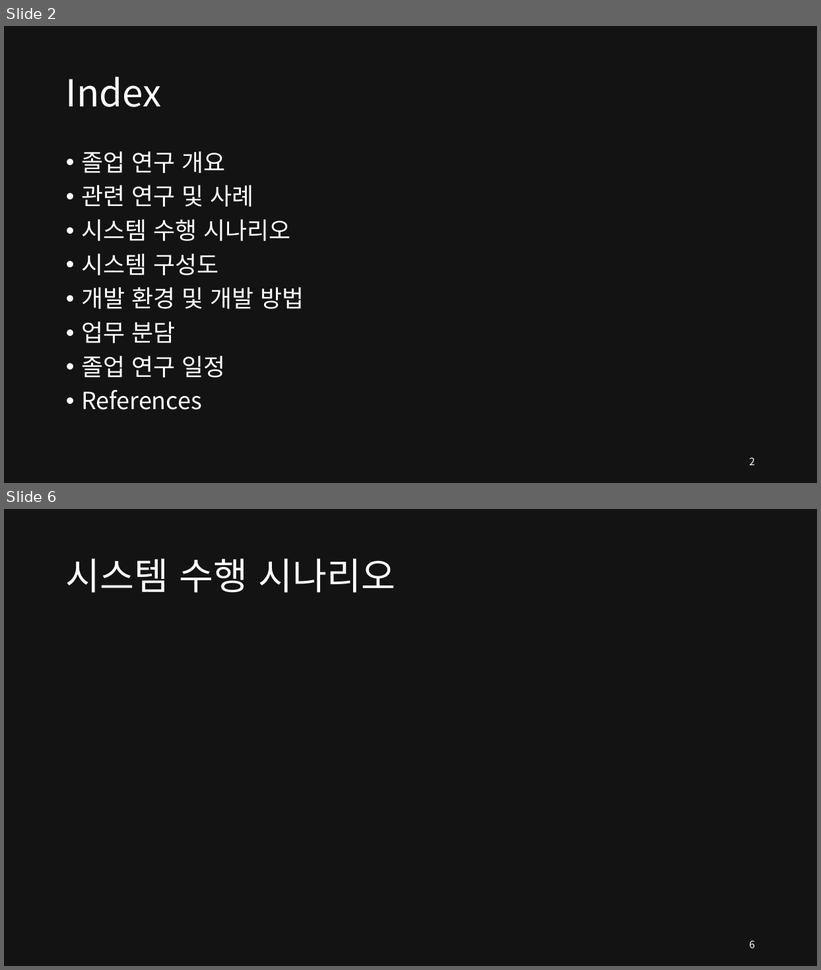
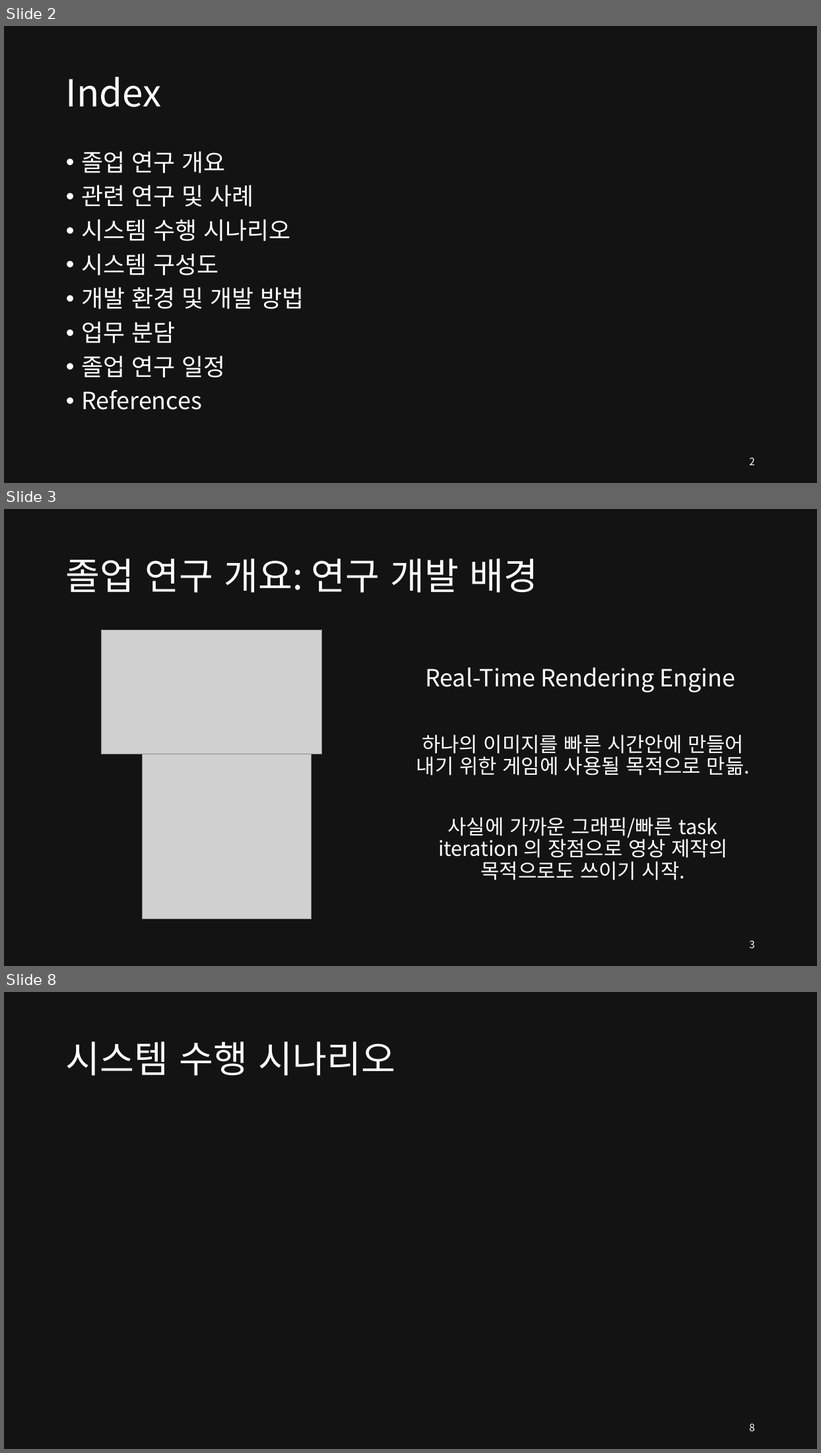
Before and after one commit to SEETHELGIHT/CapstonePlanning, a slide deck: doc/GPU-Accelerated_Ray_Tracing.pptx. Shown one above the other, each under a label of ours: slides 2 and 6 before the commit, slides 2, 3 and 8 after it; the slides between them are not shown. The pictures are 821x970 and 821x1453 pixels, drawn with LibreOffice and Linux fonts; fonts in the diff are those of the drawing; grey boxes stand for pictures. Boxes give left, top, right and bottom in pixels: in the first picture for what was removed or moved away, otherwise in the second. Text is boxed around its words. In the diff, an @@ line names an element or a change of style, - is before the commit and + after.

```diff
--- a/doc/GPU-Accelerated_Ray_Tracing.pptx
+++ b/doc/GPU-Accelerated_Ray_Tracing.pptx
@@ slide 3 added at bbox=[4, 509, 817, 966], background #131313 @@
@@ title added at bbox=[66, 559, 538, 593], 44 pt, text #FFFFFF @@
+졸업 연구 개요: 연구 개발 배경
@@ picture added at bbox=[102, 630, 322, 754] @@
@@ text added at bbox=[416, 667, 750, 881], 24 pt, text #FFFFFF @@
+Real-Time Rendering Engine
+하나의 이미지를 빠른 시간안에 만들어 내기 위한 게임에 사용될 목적으로 만듦.
+사실에 가까운 그래픽/빠른 task iteration 의 장점으로 영상 제작의 목적으로도 쓰이기 시작.
@@ picture added at bbox=[143, 755, 312, 920] @@
@@ page number added at bbox=[749, 941, 755, 949], 12 pt, text #FFFFFF @@
+3
@@ what was slide 6 is now slide 8 @@
@@ page number at bbox=[749, 1424, 755, 1432]: text changed @@
-6
+8
```
Also in this commit, not shown: 9 slides changed, 6 other slides added.
